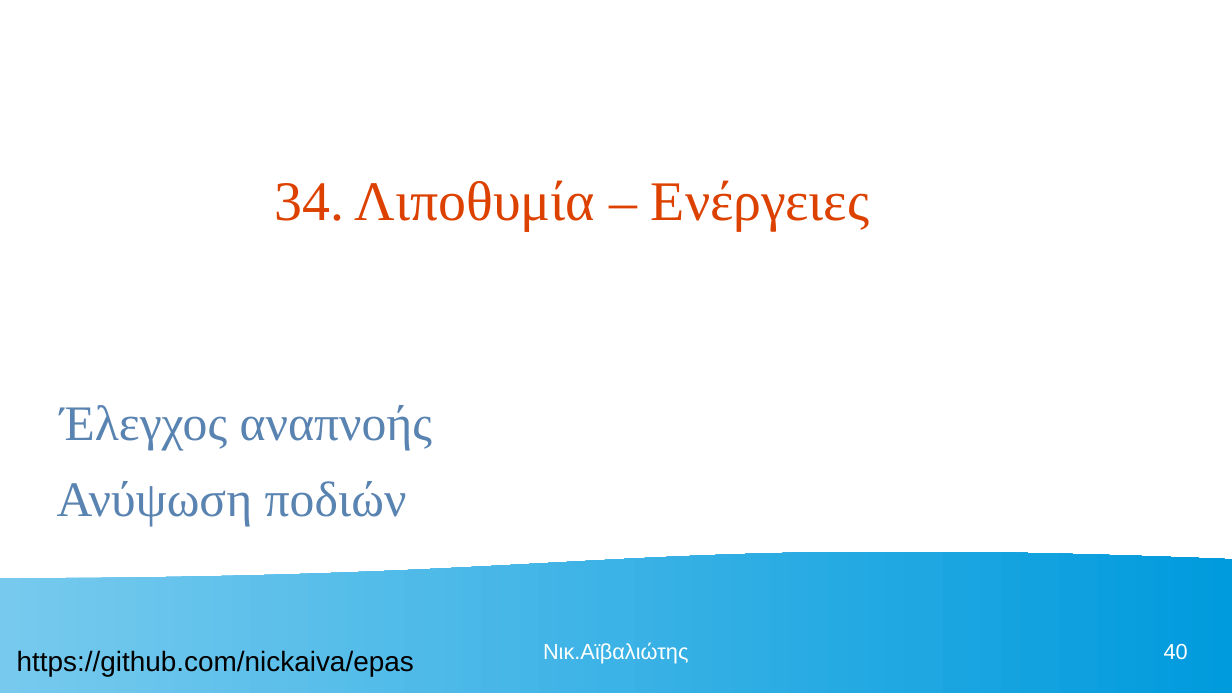
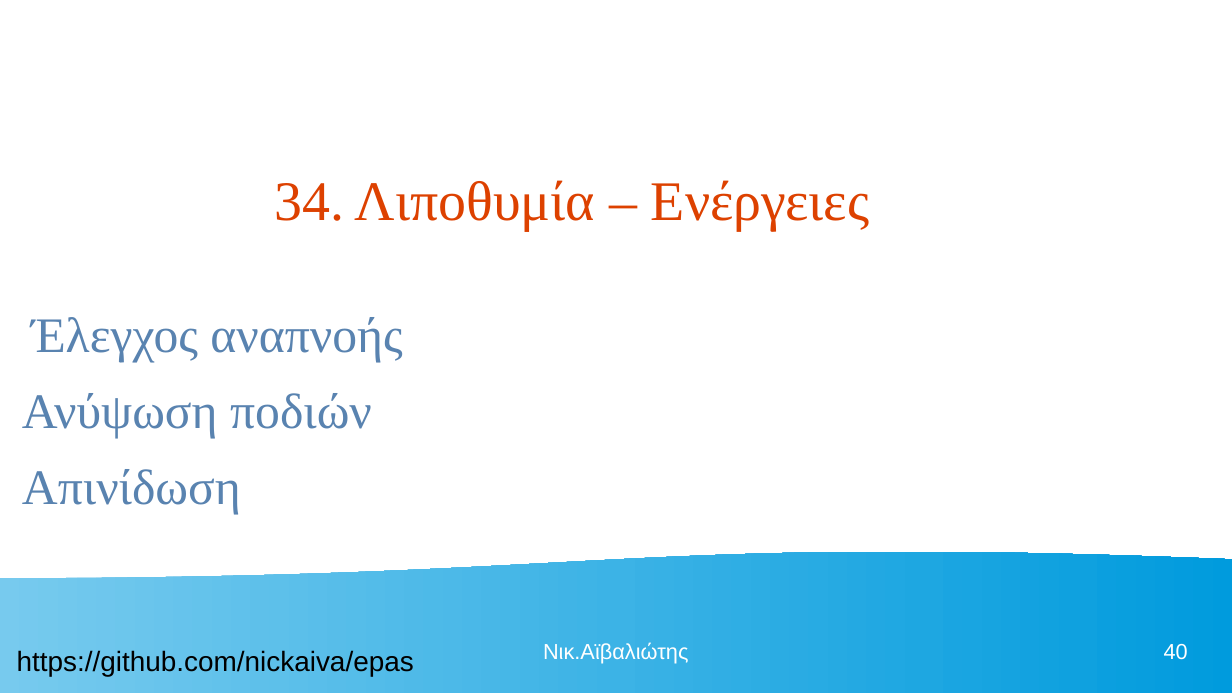
Before and after one commit to nickaiva/epas, a slide deck: slide 40 of ΠΕΡΙΒΑΛΛΟΝ ΕΡΓΑΣΙΑΣ.odp. Drawn at 1232x693 pixels with LibreOffice and Linux fonts; fonts in the diff are those of the drawing. Boxes give left, top, right and bottom in pixels: in the first picture for what was removed or moved away, otherwise in the second. Text is boxed around its words. In the diff, an @@ line names an element or a change of style, - is before the commit and + after.

```diff
--- a/ΠΕΡΙΒΑΛΛΟΝ ΕΡΓΑΣΙΑΣ.odp
+++ b/ΠΕΡΙΒΑΛΛΟΝ ΕΡΓΑΣΙΑΣ.odp
@@ text "Έλεγχος αναπνοής": place and size @@
-text "Έλεγχος αναπνοής" at box(57, 405, 432, 527)
+text "Έλεγχος αναπνοής" at box(22, 317, 402, 515)
@@ text at box(22, 469, 241, 515): paragraph added @@
+Απινίδωση
```
Also in this commit, not shown: 24 other slides changed, 1 slide added, 1 other file.
